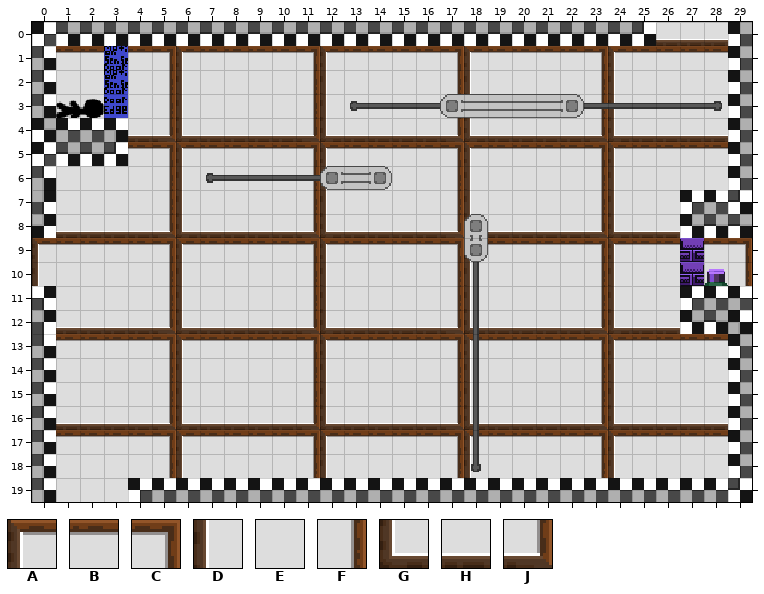
An edit to a level. Tiled map, Assets/maps/HubRooms/2 - Lower Class Rooms/B7 room.tmx. Above is the file before it was changed.
Cells are 16x16 px. Shown: x 0..29, y 0..19.
Key: from "Timberframe Wallstileset": A 0, B 1, C 2, D 5, E 6, F 7, G 10, H 11, J 12.
_ is an empty cell, # one hidden under a higher layer.
Layers that did not change in this view are not listed.
Layer "bkg_close" before, first column x 0:
 0 ##########################HHH#
 1 #BB#BCABBBBCABBBBCABBBBCABBBB#
 2 #EE#EFDEEEEFDEEEEFDEEEEFDEEEE#
 3 #EE#EFDEEEEFDEEEEF####EFDEEEE#
 4 ####HJGHHHHJGHHHHJGHHHHJGHHHH#
 5 ####BCABBBBCABBBBCABBBBCABBBB#
 6 #EEEEFDEEEEFD#EEEFDEEEEFDEEEE#
 7 #EEEEFDEEEEFDEEEEFDEEEEFDEE###
 8 #HHHHJGHHHHJGHHHHJGHHHHJGHH###
 9 ABBBBCABBBBCABBBBCABBBBCABB#BC
10 DEEEEFDEEEEFDEEEEFDEEEEFDEE#EF
11 #EEEEFDEEEEFDEEEEFDEEEEFDEE###
12 #HHHHJGHHHHJGHHHHJGHHHHJGHH###
13 #BBBBCABBBBCABBBBCABBBBCABBBB#
14 #EEEEFDEEEEFDEEEEFDEEEEFDEEEE#
15 #EEEEFDEEEEFDEEEEFDEEEEFDEEEE#
16 #HHHHJGHHHHJGHHHHJGHHHHJGHHHH#
17 #BBBBCABBBBCABBBBCABBBBCABBBB#
18 #EEEEFDEEEEFDEEEEFDEEEEFDEEEE#
19 #EEE##########################
New version:
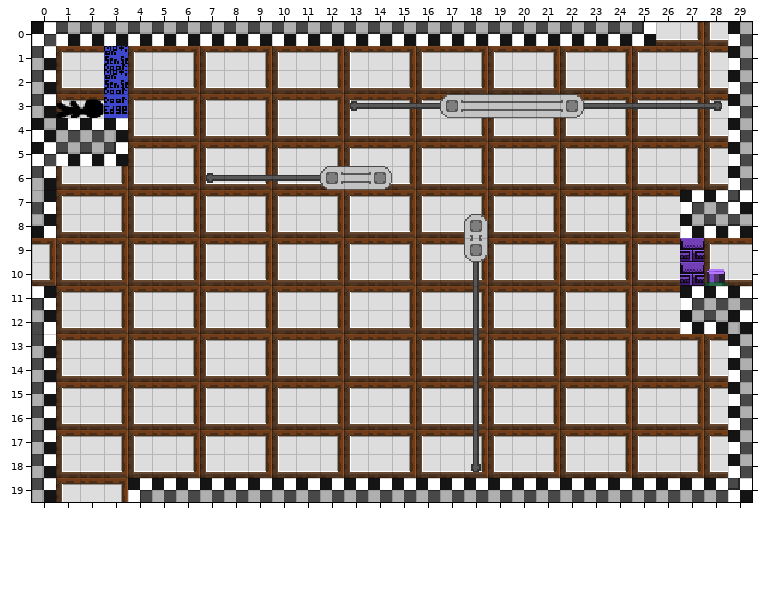
Change:
Changed rows in their new state; . is an unchanged cell.
Layer "bkg_close":
first column x 0:
 0 ...........................JG.
 1 .A..ABCA.CABCA.CABCA.CABCA.CA.
 2 .GH.GHJGHJGHJGHJGHJGHJGHJGHJG.
 3 .AB.ABCABCABCABCAB....ABCABCA.
 4 ....GHJG.JGHJG.JGHJG.JGHJG.JG.
 5 ....ABCA.CABCA.CABCA.CABCA.CA.
 6 .GHJGHJGHJGHJ.HJGHJGHJGHJGHJG.
 7 .ABCABCABCABCABCABCABCABCAB...
 8 .G.JGHJG.JGHJG.JGHJG.JGHJG....
 9 CA.CABCA.CABCA.CABCA.CABCA..AB
10 JGHJGHJGHJGHJGHJGHJGHJGHJGH.GH
11 .ABCABCABCABCABCABCABCABCAB...
12 .G.JGHJG.JGHJG.JGHJG.JGHJG....
13 .A.CABCA.CABCA.CABCA.CABCA.CA.
14 .GHJGHJGHJGHJGHJGHJGHJGHJGHJG.
15 .ABCABCABCABCABCABCABCABCABCA.
16 .G.JGHJG.JGHJG.JGHJG.JGHJG.JG.
17 .A.CABCA.CABCA.CABCA.CABCA.CA.
18 .GHJGHJGHJGHJGHJGHJGHJGHJGHJG.
19 .ABC..........................
Pixel boxes of the changes (left, top, right, bottom) in both pictures:
changed: (32, 22, 752, 502)
